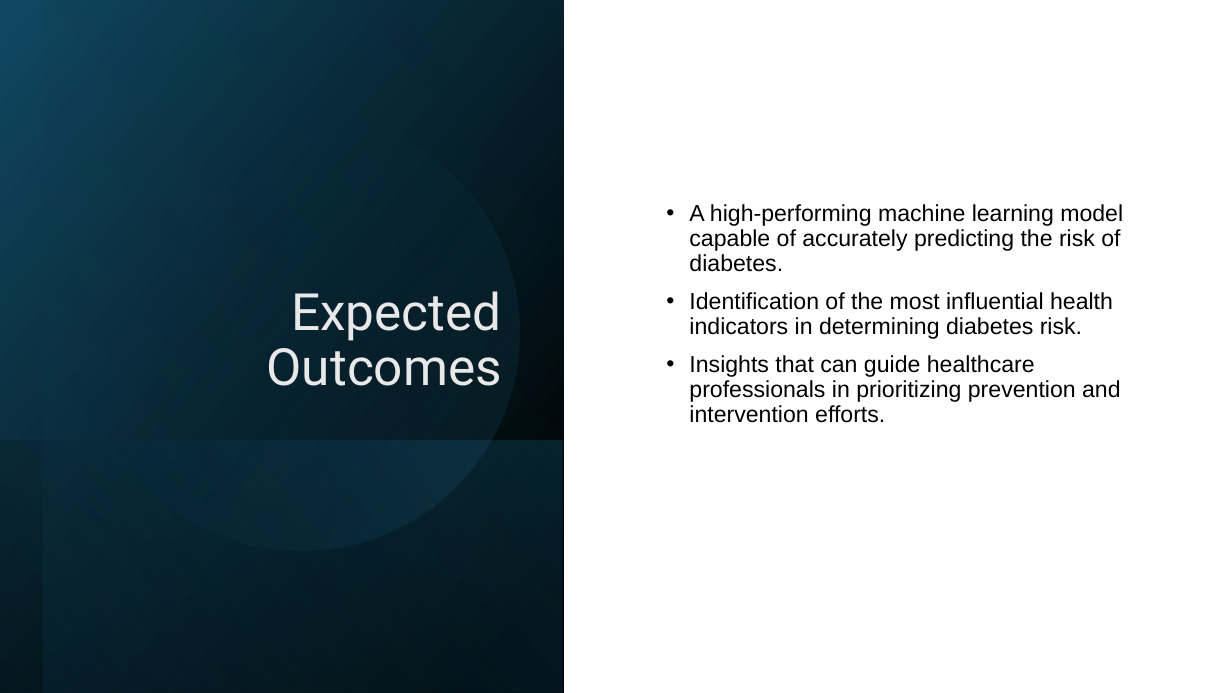
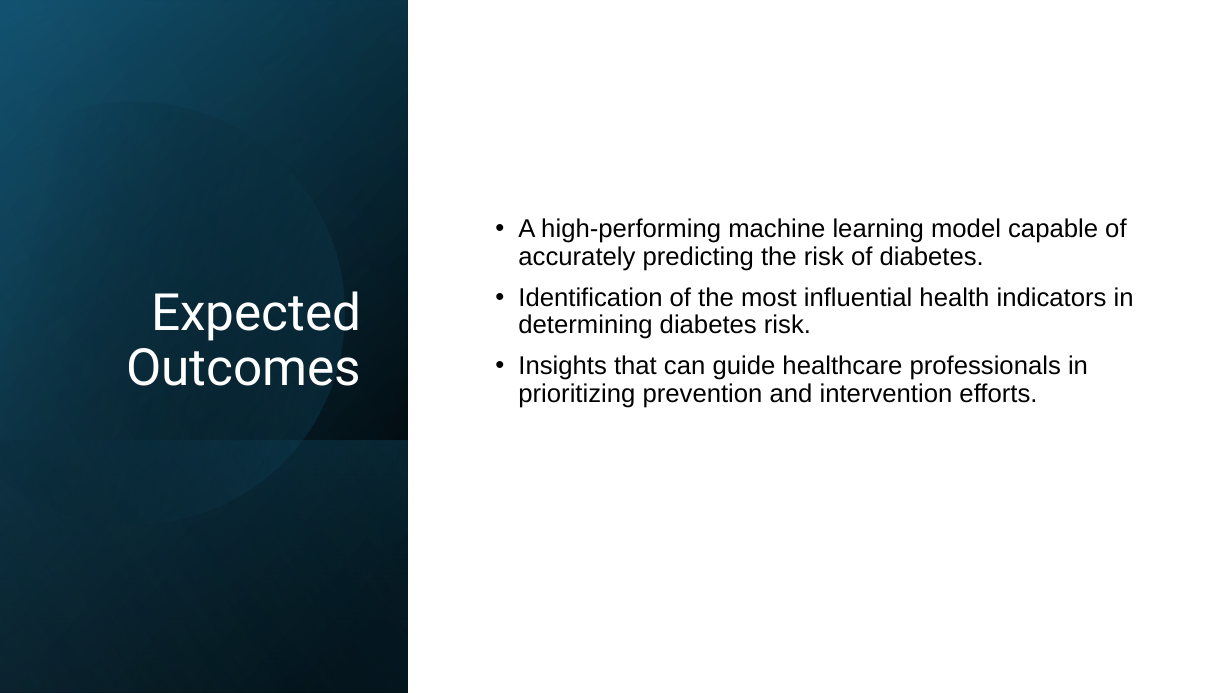
Before and after one commit to soonnyla/Capstone-Diabetes, a slide deck: slide 13 of Diabetes Analysis and Prediction.pptx (slide 5 before the commit). Drawn at 1232x693 pixels with LibreOffice and Linux fonts; fonts in the diff are those of the drawing. Boxes give left, top, right and bottom in pixels: in the first picture for what was removed or moved away, otherwise in the second. Text is boxed around its words. In the diff, an @@ line names an element or a change of style, - is before the commit and + after.

```diff
--- a/Diabetes Analysis and Prediction.pptx
+++ b/Diabetes Analysis and Prediction.pptx
@@ rectangle at (x1=0, y1=0, x2=1232, y2=693): fill gradient #000000 to #104862 to #FFFFFF; mirrored; rotation 90 to 0 degrees @@
@@ rectangle resized from (x1=44, y1=0, x2=564, y2=693) to (x1=0, y1=0, x2=409, y2=692) @@
@@ rectangle at (x1=0, y1=0, x2=409, y2=692): fill gradient #000000 to #156082 to gradient #000000 to #46B1E1 @@
@@ rectangle added at (x1=0, y1=0, x2=409, y2=693), fill gradient #000000 to #104862 @@
@@ rectangle added at (x1=0, y1=1, x2=409, y2=693), fill gradient #000000 to #156082 @@
@@ freeform shape added at (x1=0, y1=52, x2=395, y2=567), fill gradient #000000 to #156082 @@
@@ title "Expected Outcomes" moved from (x1=267, y1=291, x2=502, y2=386) to (x1=126, y1=291, x2=361, y2=386) @@
@@ title "Expected Outcomes" at (x1=126, y1=291, x2=361, y2=386): text colour #E8E8E8 to #FFFFFF @@
@@ ellipse removed at (x1=44, y1=74, x2=559, y2=589) @@
@@ text "A high-performing machine learning model ..." moved from (x1=689, y1=204, x2=1123, y2=423) to (x1=518, y1=218, x2=1134, y2=408) @@
@@ text "A high-performing machine learning model ..." at (x1=518, y1=218, x2=1134, y2=408): size 18 to 20 pt @@
@@ rectangle resized from (x1=0, y1=440, x2=563, y2=693) to (x1=0, y1=440, x2=409, y2=693) @@
```
Also in this commit, not shown: 10 other slides changed, 3 slides added, 1 other file.
